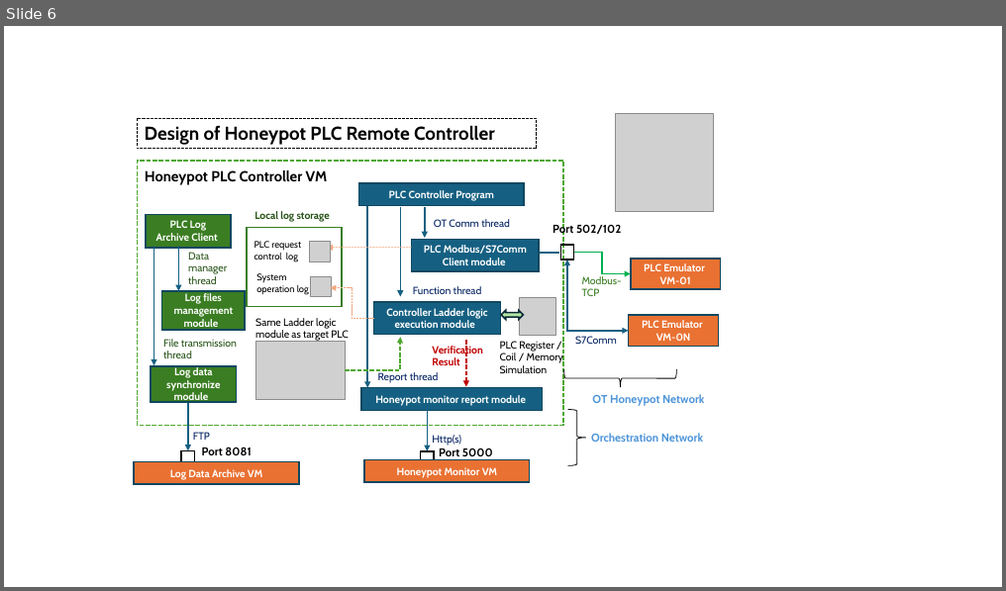
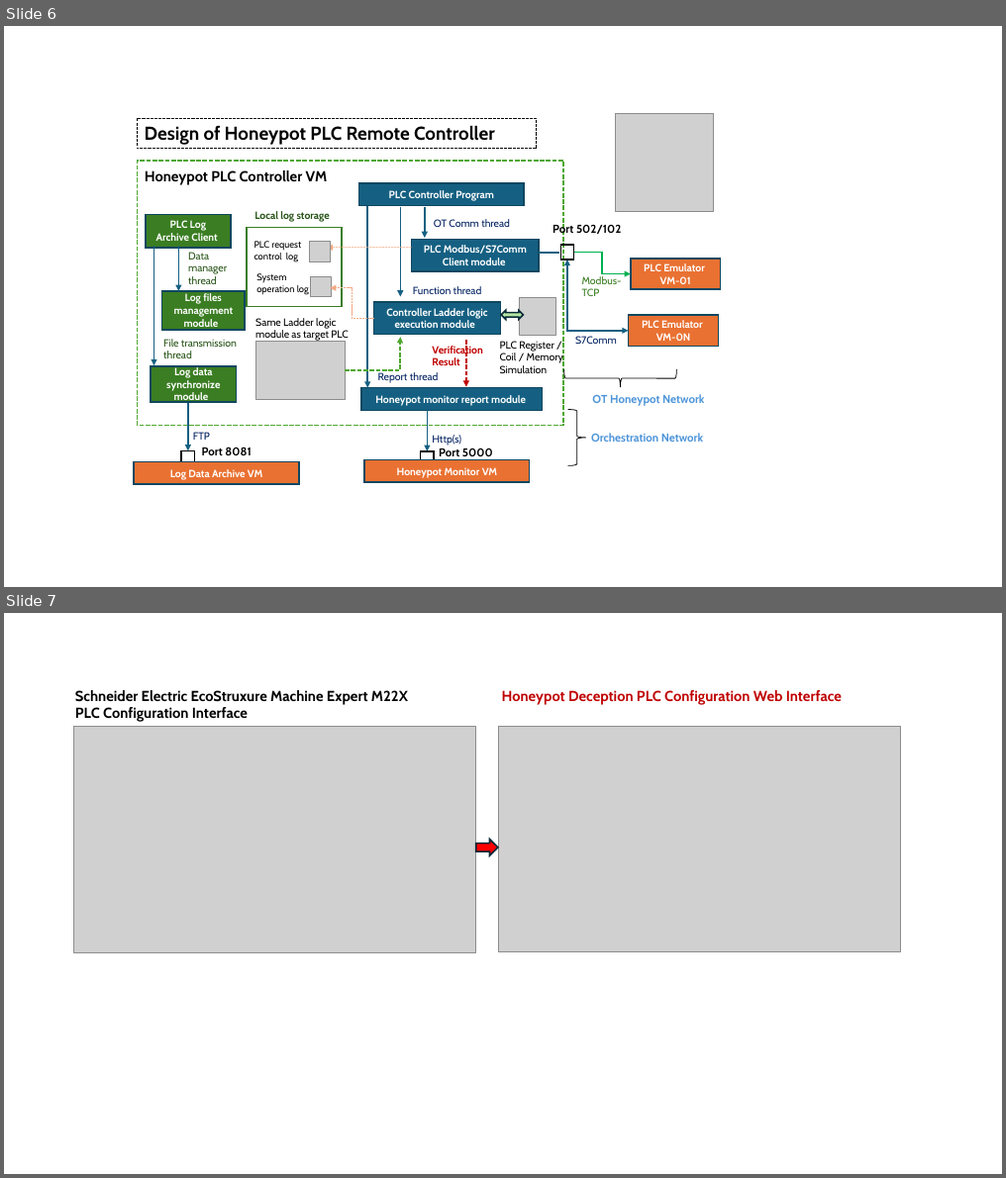
Before and after one commit to kuldeepsharma1/cyber-honey-pot, a slide deck: doc/designDoc.pptx. Shown one above the other, each under a label of ours: slide 6 before the commit, slides 6 and 7 after it. The pictures are 1006x591 and 1006x1178 pixels, drawn with LibreOffice and Linux fonts; fonts in the diff are those of the drawing; grey boxes stand for pictures. Boxes give left, top, right and bottom in pixels: in the first picture for what was removed or moved away, otherwise in the second. Text is boxed around its words. In the diff, an @@ line names an element or a change of style, - is before the commit and + after.

Commit message:
update the deception section.

```diff
--- a/doc/designDoc.pptx
+++ b/doc/designDoc.pptx
@@ slide 7 added at (4,613,1002,1174), background #FFFFFF @@
@@ text added at (75,690,408,722), 14 pt, text #000000, bold @@
+Schneider Electric EcoStruxure Machine Expert M22X PLC Configuration Interface
@@ text added at (502,690,842,705), 14 pt, text #C00000, bold @@
+Honeypot Deception PLC Configuration Web Interface
@@ picture added at (73,726,475,953) @@
@@ picture added at (498,726,900,953) @@
@@ right arrow added at (476,839,498,856), fill #FF0000, outline #092A39 1.5 pt @@
```
Also in this commit, not shown: 1 other slide added, 3 other files.
